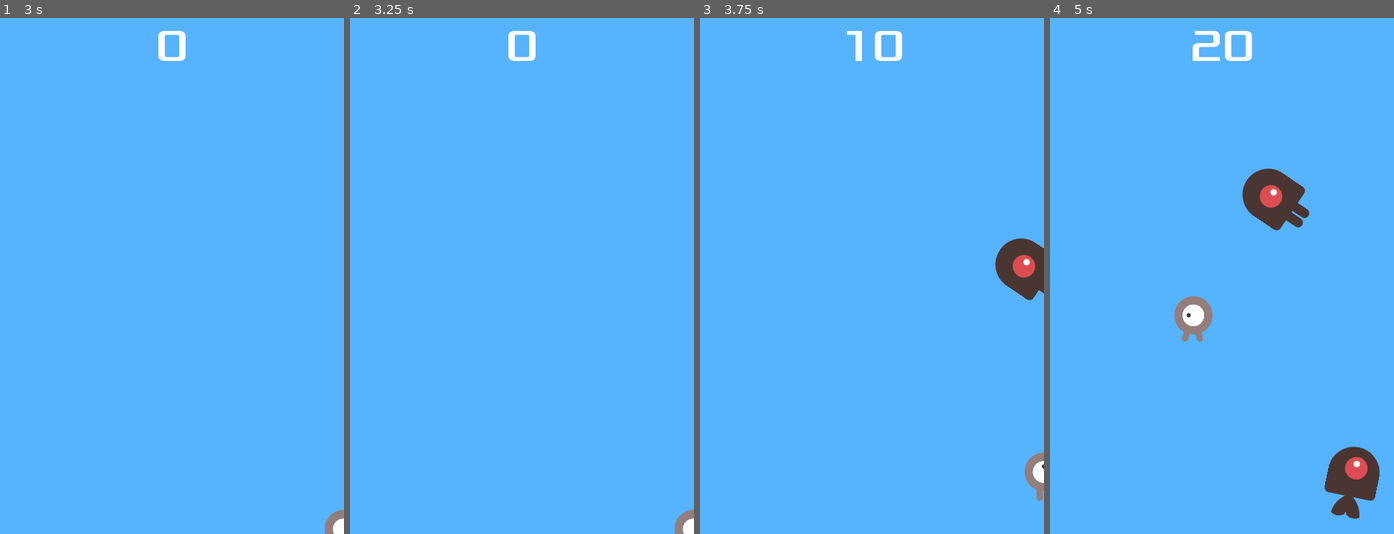
Above: before the commit, frames 1-4 (left to right).
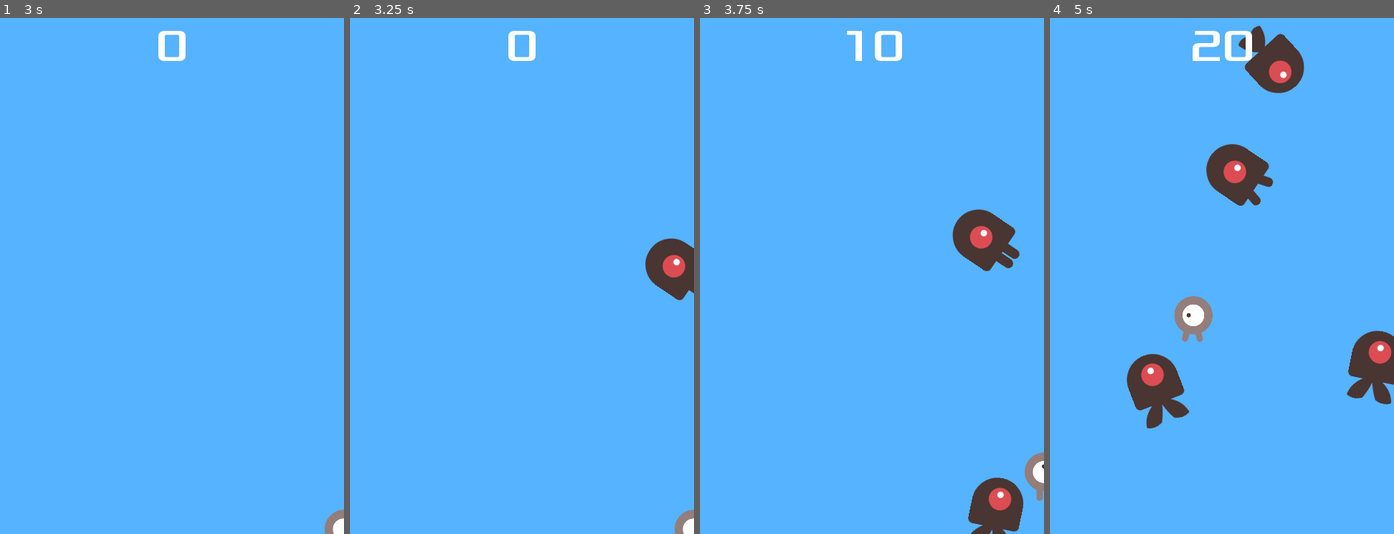
Above: after the commit, the same moments.

Repository: carlosmu/Dodge-The-Creep
Game: Godot game, scene res://Main.tscn
Two runs of this game, one before a commit and one after it. Both use one fixed random seed, a clock stepped at 60 frames per second and the inputs below.
Inputs:
- Up to frame 1 (3 s): click "Start" at 0.5 s; tap Enter at 1.25 s; hold Right (ui_right) 1.28-2.03 s; hold Down (ui_down) 2.03-2.78 s; hold Right (ui_right) from 2.78 s (still down)
- Up to frame 2 (3.25 s): keep holding Right (ui_right)
- Up to frame 3 (3.75 s): release Right (ui_right) at 3.53 s; hold Up (ui_up) from 3.53 s (still down)
- Up to frame 4 (5 s): release Up (ui_up) at 4.28 s; hold Left (ui_left) from 4.28 s (still down)

Frame 1 is identical in both runs. In frame 2, 1.3% of the frame differs, in the area x 85-100%, y 42-55%; in frame 3, 4.0%; in frame 4, 8.8%, in the area x 22-100%, y 1-98%.

Commit message:
Demo files and description

Diff:
--- a/Main.tscn
+++ b/Main.tscn
@@ -27,6 +27,7 @@
 [node name="Player" parent="." instance=ExtResource( 2 )]
 
 [node name="MobTimer" type="Timer" parent="."]
+wait_time = 0.5
 
 [node name="ScoreTimer" type="Timer" parent="."]
 
Binary file added: demo/dodge-the-creep.gif
Binary file added: demo/screenshot.jpg
Not shown, added: demo/screenshot.jpg.import
Not shown, changed: README.md
Not shown, added: demo/dodge-the-creep.webm
